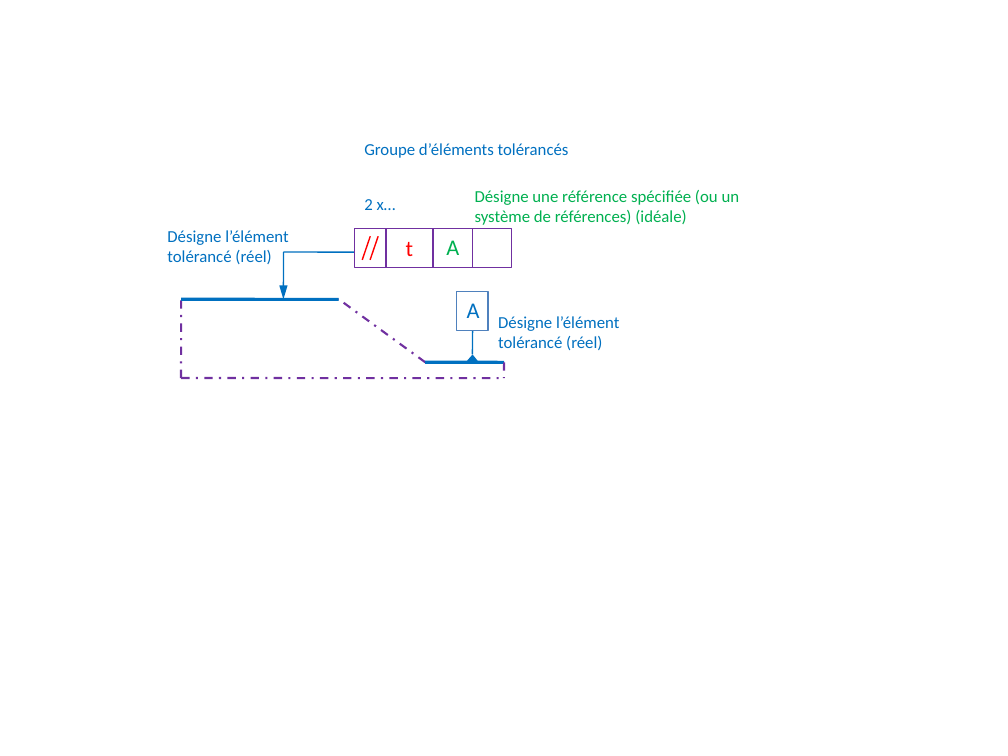
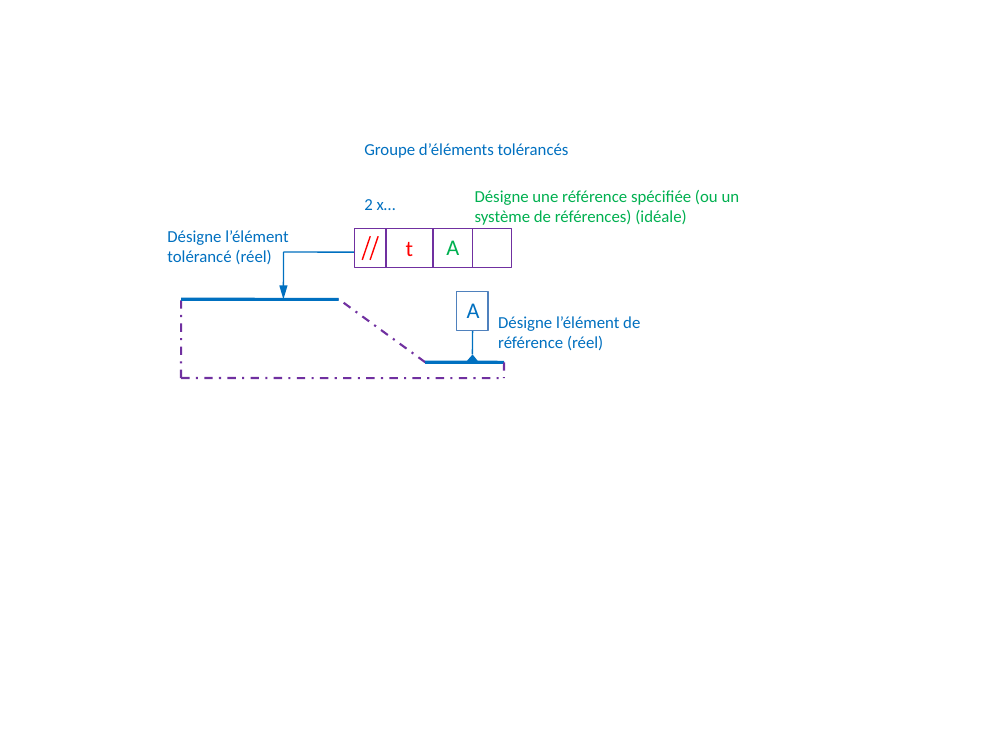
Before and after one commit to xpessoles/07_Etude_Systemes_Mecaniques_Analyser_Concevoir_Realiser, a slide deck: slide 21 of Realiser/04_SpecificationGeometrique/Cours/Word_2015/Figures.pptx. Drawn at 1008x756 pixels with LibreOffice and Linux fonts; fonts in the diff are those of the drawing. Boxes give left, top, right and bottom in pixels: in the first picture for what was removed or moved away, otherwise in the second. Text is boxed around its words. In the diff, an @@ line names an element or a change of style, - is before the commit and + after.

```diff
--- a/Realiser/04_SpecificationGeometrique/Cours/Word_2015/Figures.pptx
+++ b/Realiser/04_SpecificationGeometrique/Cours/Word_2015/Figures.pptx
@@ text at [498,316,640,350]: text changed @@
-Désigne l’élément tolérancé (réel)
+Désigne l’élément de référence (réel)
```
Also in this commit, not shown: 1 other file.
